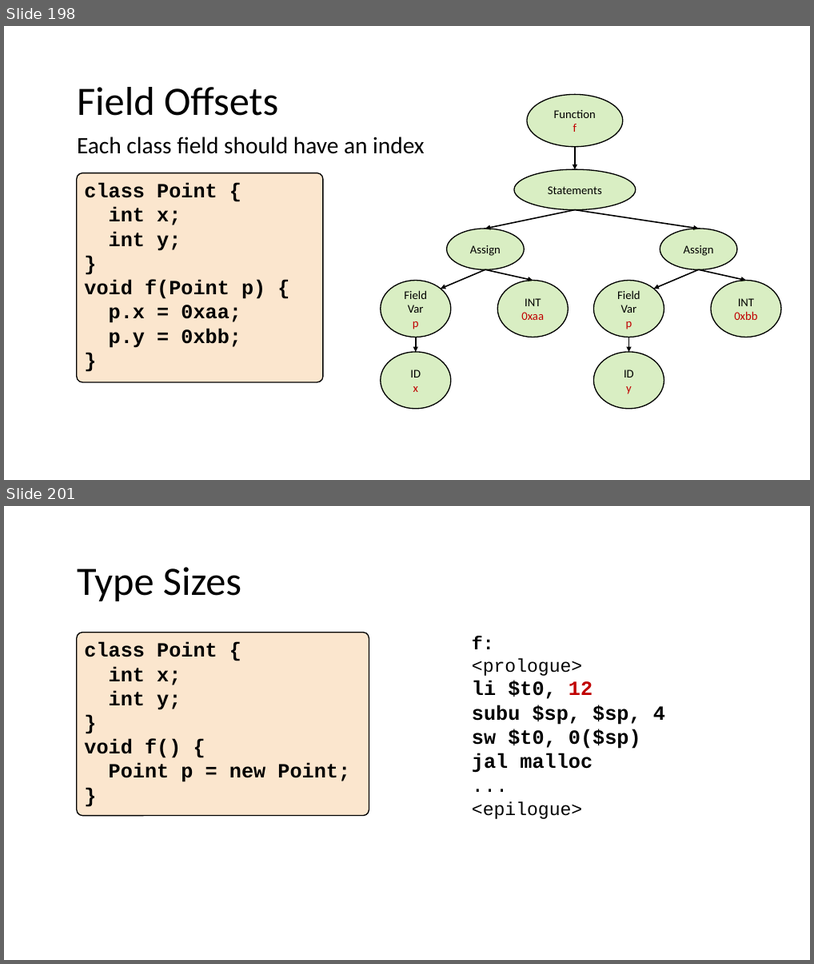
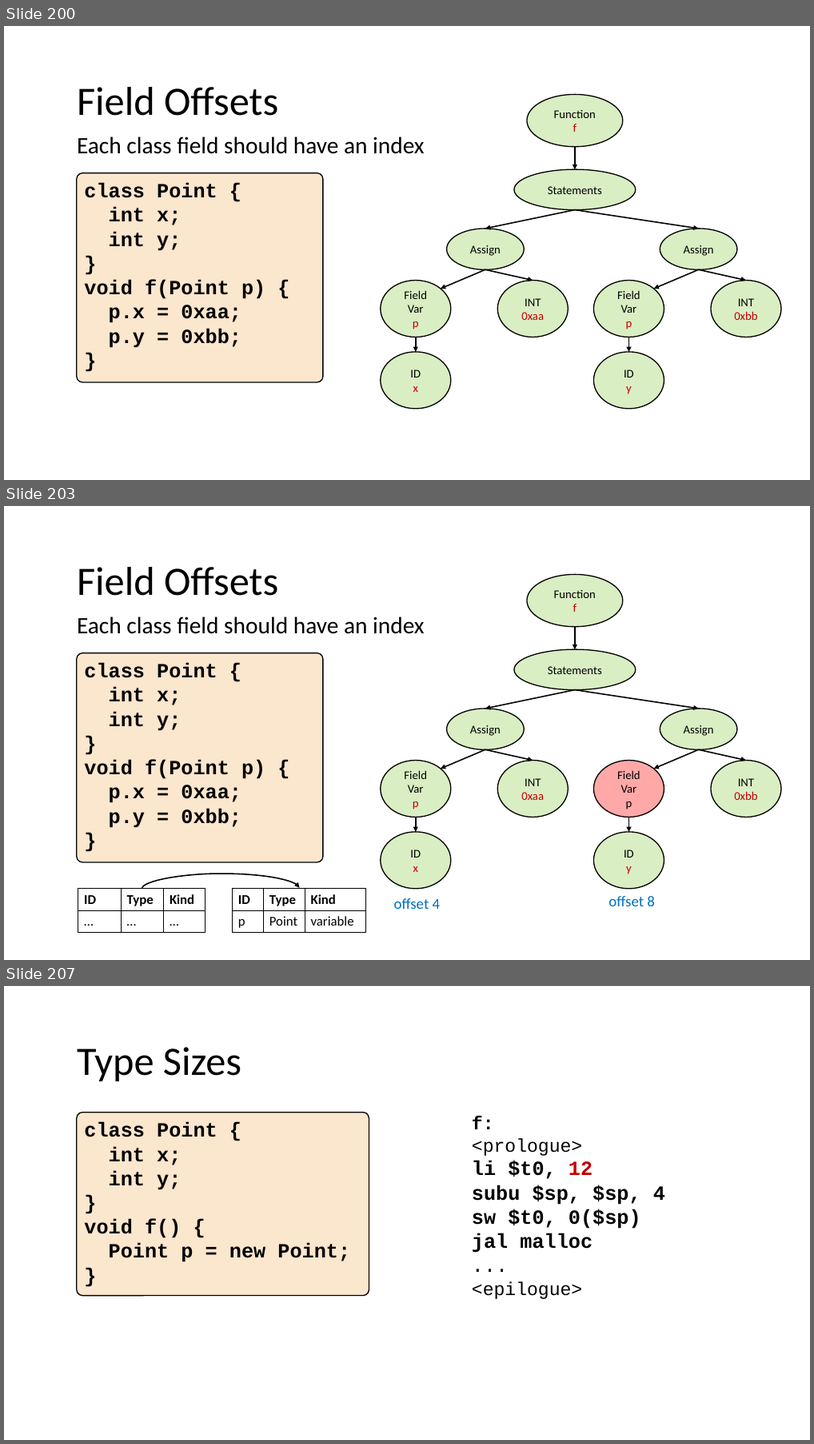
Before and after one commit to nivshani/compilation, a slide deck: slides/semantic.pptx. Shown one above the other, each under a label of ours: slides 198 and 201 before the commit, slides 200, 203 and 207 after it; the slides between them are not shown. The pictures are 814x964 and 814x1444 pixels, drawn with LibreOffice and Linux fonts; fonts in the diff are those of the drawing. Boxes give left, top, right and bottom in pixels: in the first picture for what was removed or moved away, otherwise in the second. Text is boxed around its words. In the diff, an @@ line names an element or a change of style, - is before the commit and + after.

```diff
--- a/slides/semantic.pptx
+++ b/slides/semantic.pptx
@@ slide 203 added at (4,506,810,960), background #FFFFFF @@
@@ text added at (77,567,278,596), 48 pt, text #000000 @@
+Field Offsets
@@ ellipse added at (527,574,623,626), fill #92D050 at 34% opacity, outline #000000 1.25 pt, 14 pt, text #000000 @@
+Function
+f
@@ text added at (77,616,424,634), 28 pt, text #000000 @@
+Each class field should have an index
@@ ellipse added at (514,649,636,690), fill #92D050 at 34% opacity, outline #000000 1.25 pt, 14 pt, text #000000 @@
+Statements
@@ arrow added from (575, 626) to (575, 649), #000000 1.5 pt @@
@@ rounded rectangle added at (77,653,323,862), fill #FBE6CE, outline #000000 1.25 pt, 24 pt, text #000000, bold @@
+class Point {
+int x;
+int y;
+}
+void f(Point p) {
+p.x = 0xaa;
+p.y = 0xbb;
+}
@@ arrow added from (575, 690) to (486, 708), #000000 1.5 pt @@
@@ arrow added from (575, 690) to (699, 708), #000000 1.5 pt @@
@@ ellipse added at (447,708,524,750), fill #92D050 at 34% opacity, outline #000000 1.25 pt, 14 pt, text #000000 @@
+Assign
@@ ellipse added at (660,708,738,750), fill #92D050 at 34% opacity, outline #000000 1.25 pt, 14 pt, text #000000 @@
+Assign
@@ ellipse added at (381,760,451,817), fill #92D050 at 34% opacity, outline #000000 1.25 pt, 14 pt, text #000000 @@
+Field
+Var
+p
@@ arrow added from (486, 750) to (441, 768), #000000 1.5 pt @@
@@ arrow added from (486, 750) to (534, 760), #000000 1.5 pt @@
@@ ellipse added at (498,760,569,817), fill #92D050 at 34% opacity, outline #000000 1.25 pt, 14 pt, text #C00000 @@
+INT
+0xaa
@@ ellipse added at (594,760,664,817), fill #FF0000 at 34% opacity, outline #000000 1.25 pt, 14 pt, text #000000 @@
+Field
+Var
+p
@@ arrow added from (699, 750) to (654, 768), #000000 1.5 pt @@
@@ arrow added from (699, 750) to (747, 760), #000000 1.5 pt @@
@@ ellipse added at (711,760,782,817), fill #92D050 at 34% opacity, outline #000000 1.25 pt, 14 pt, text #C00000 @@
+INT
+0xbb
@@ arrow added from (416, 817) to (416, 832), #000000 1.5 pt @@
@@ arrow added from (630, 817) to (630, 832), #000000 1.5 pt @@
@@ ellipse added at (381,832,451,888), fill #92D050 at 34% opacity, outline #000000 1.25 pt, 14 pt, text #000000 @@
+ID
+x
@@ ellipse added at (594,832,664,888), fill #92D050 at 34% opacity, outline #000000 1.25 pt, 14 pt, text #000000 @@
+ID
+y
@@ table added at (78,888,206,932), 2 rows, 3 columns @@
+ID | Type | Kind
+… | … | …
@@ curved arrow added from (142, 888) to (300, 888), #000000 1.5 pt @@
@@ table added at (232,888,366,932), 2 rows, 3 columns @@
+ID | Type | Kind
+p | Point | variable
@@ text added at (394,898,441,908), 18 pt, text #0070C0 @@
+offset 4
@@ text added at (609,896,655,906), 18 pt, text #0070C0 @@
+offset 8
@@ what was slide 198 is now slide 200 @@
@@ what was slide 201 is now slide 207 @@
```
Also in this commit, not shown: 24 slides changed, 5 other slides added, 1 other file.
